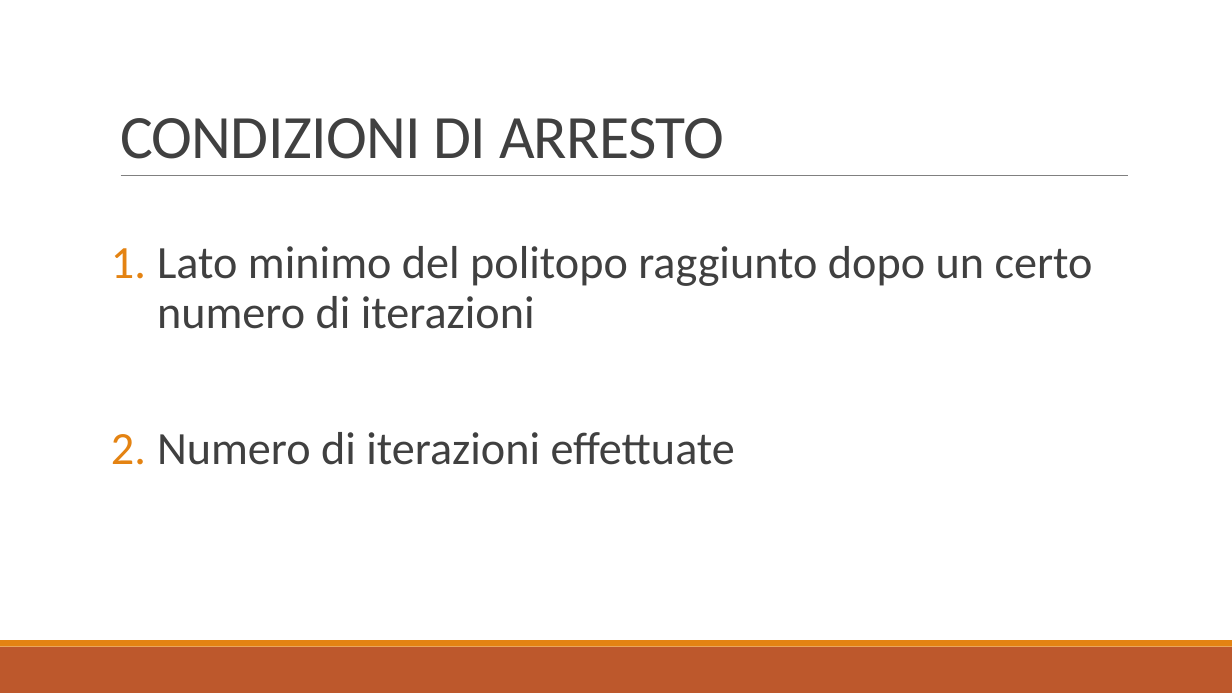
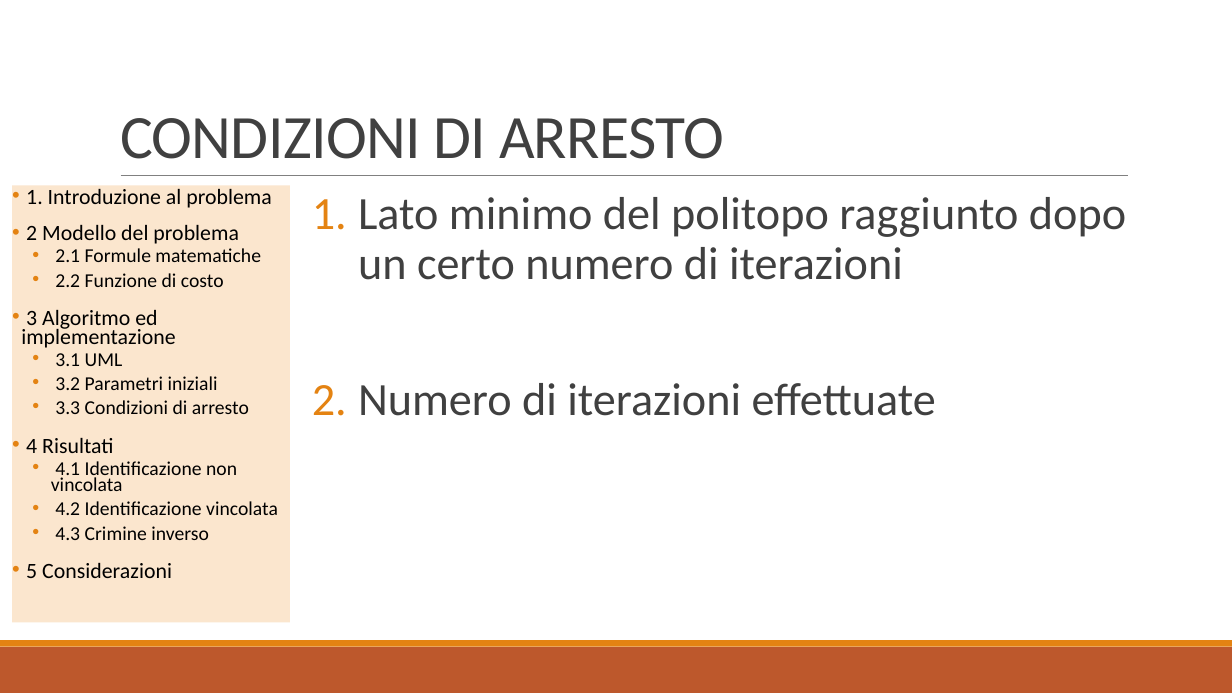
Before and after one commit to baldimario/Simplex, a slide deck: slide 12 of IDENTICAZIONE SISTEMA DI CARICHE PUNTIFORMI DA MISURE DI.pptx. Drawn at 1232x693 pixels with LibreOffice and Linux fonts; fonts in the diff are those of the drawing. Boxes give left, top, right and bottom in pixels: in the first picture for what was removed or moved away, otherwise in the second. Text is boxed around its words. In the diff, an @@ line names an element or a change of style, - is before the commit and + after.

```diff
--- a/IDENTICAZIONE SISTEMA DI CARICHE PUNTIFORMI DA MISURE DI.pptx
+++ b/IDENTICAZIONE SISTEMA DI CARICHE PUNTIFORMI DA MISURE DI.pptx
@@ rectangle added at box(12, 186, 290, 623), fill #FBE6CE, 15.3 pt, text #000000 @@
+• 1. Introduzione al problema
+• 2 Modello del problema
+  • 2.1 Formule matematiche
+  • 2.2 Funzione di costo
+• 3 Algoritmo ed implementazione
+  • 3.1 UML
+  • 3.2 Parametri iniziali
+  • 3.3 Condizioni di arresto
+• 4 Risultati
+  • 4.1 Identificazione non vincolata
+  • 4.2 Identificazione vincolata
+  • 4.3 Crimine inverso
+• 5 Considerazioni
@@ text "Lato minimo del politopo raggiunto ..." rewrapped from box(157, 246, 1093, 465) to box(358, 197, 1126, 416) @@
```
Also in this commit, not shown: 16 other slides changed.
